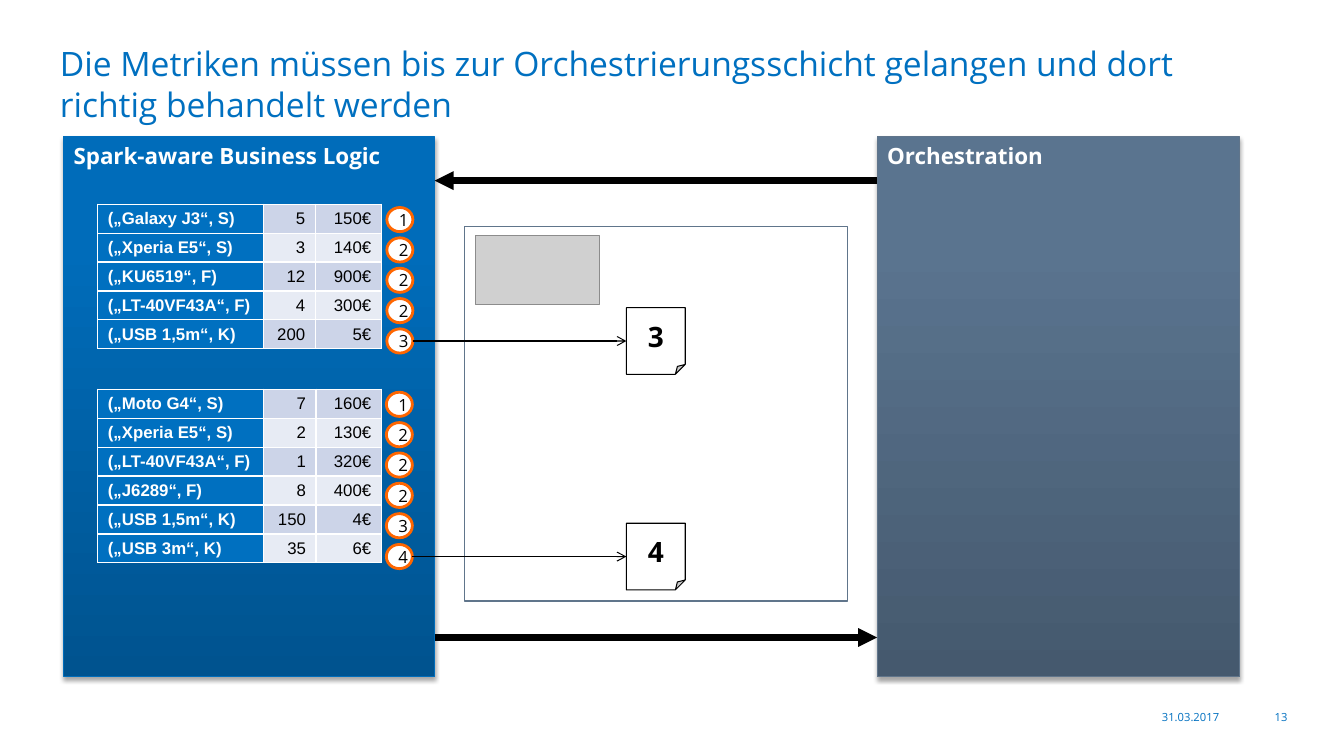
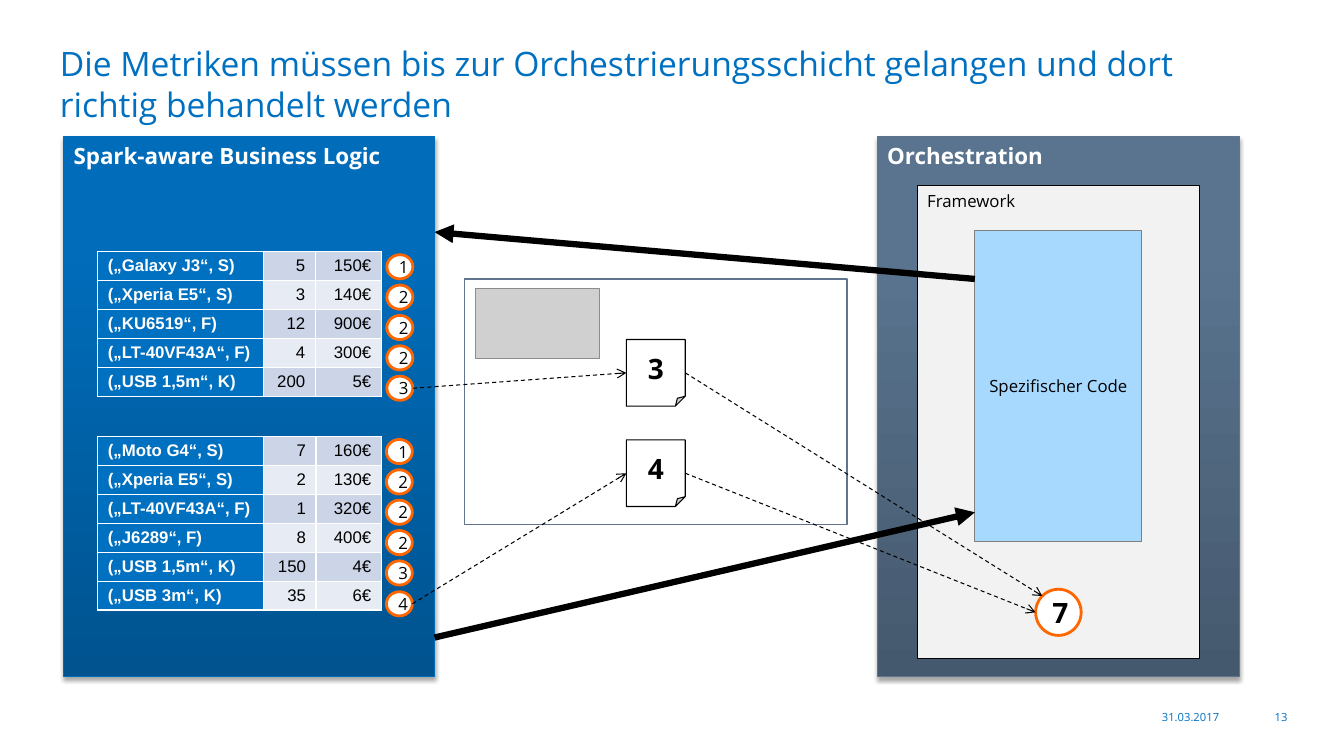
Before and after one commit to Skamandros/jug-saxony-workshop, a slide deck: slide 13 of src/slides/resources/2017-03-31-JUG-Saxony-Workshop-de.pptx. Drawn at 1344x756 pixels with LibreOffice and Linux fonts; fonts in the diff are those of the drawing; grey boxes stand for pictures; background and template pictures are left out. Boxes give left, top, right and bottom in pixels: in the first picture for what was removed or moved away, otherwise in the second. Text is boxed around its words. In the diff, an @@ line names an element or a change of style, - is before the commit and + after.

Commit message:
Worked on slide 13

```diff
--- a/src/slides/resources/2017-03-31-JUG-Saxony-Workshop-de.pptx
+++ b/src/slides/resources/2017-03-31-JUG-Saxony-Workshop-de.pptx
@@ rectangle added at (918, 186, 1200, 658), fill #F2F2F2, outline #000000 0.75 pt, 12 pt, text #000000 @@
+Framework
@@ arrow moved from (877, 180) - (435, 180) to (975, 279) - (435, 232) @@
@@ rectangle added at (975, 230, 1142, 541), fill #A7D9FF, outline #808080 0.75 pt, 12 pt, text #000000 @@
+Spezifischer Code
@@ 6 ellipses, 1 table: place and size @@
-6 ellipses, 1 table at (98, 205, 413, 538)
+6 ellipses, 1 table at (98, 251, 413, 585)
@@ rectangle: place and size @@
-rectangle at (465, 227, 847, 601)
+rectangle at (465, 279, 847, 524)
@@ rectangle at (465, 279, 847, 524): outline #61758C 0.75 pt to #61758C 1 pt @@
@@ picture: place and size @@
-picture at (475, 236, 599, 306)
+picture at (475, 289, 599, 359)
@@ folded corner "3": place and size @@
-folded corner "3" at (626, 308, 685, 374)
+folded corner "3" at (626, 340, 685, 406)
@@ arrow moved from (413, 341) - (626, 341) to (413, 388) - (626, 373) @@
@@ arrow (413, 388) - (626, 373): stroke #000000 0.75 pt to #000000 0.75 pt dashed @@
@@ arrow added from (686, 373) to (1043, 596), #000000 0.75 pt dashed @@
@@ 5 ellipses, 1 table: place and size @@
-5 ellipses, 1 table at (98, 268, 413, 571)
+5 ellipses, 1 table at (98, 316, 413, 618)
@@ folded corner "4": place and size @@
-folded corner "4" at (626, 523, 685, 590)
+folded corner "4" at (626, 440, 685, 506)
@@ arrow moved from (412, 557) - (626, 557) to (412, 604) - (626, 474) @@
@@ arrow (412, 604) - (626, 474): stroke #000000 0.75 pt to #000000 0.75 pt dashed @@
@@ arrow added from (686, 474) to (1035, 612), #000000 0.75 pt dashed @@
@@ arrow moved from (435, 637) - (877, 637) to (435, 637) - (975, 512) @@
@@ ellipse added at (1035, 590, 1081, 636), fill #FFFFFF, outline #FF6600 2 pt, 20 pt, text #000000, bold @@
+7
```
